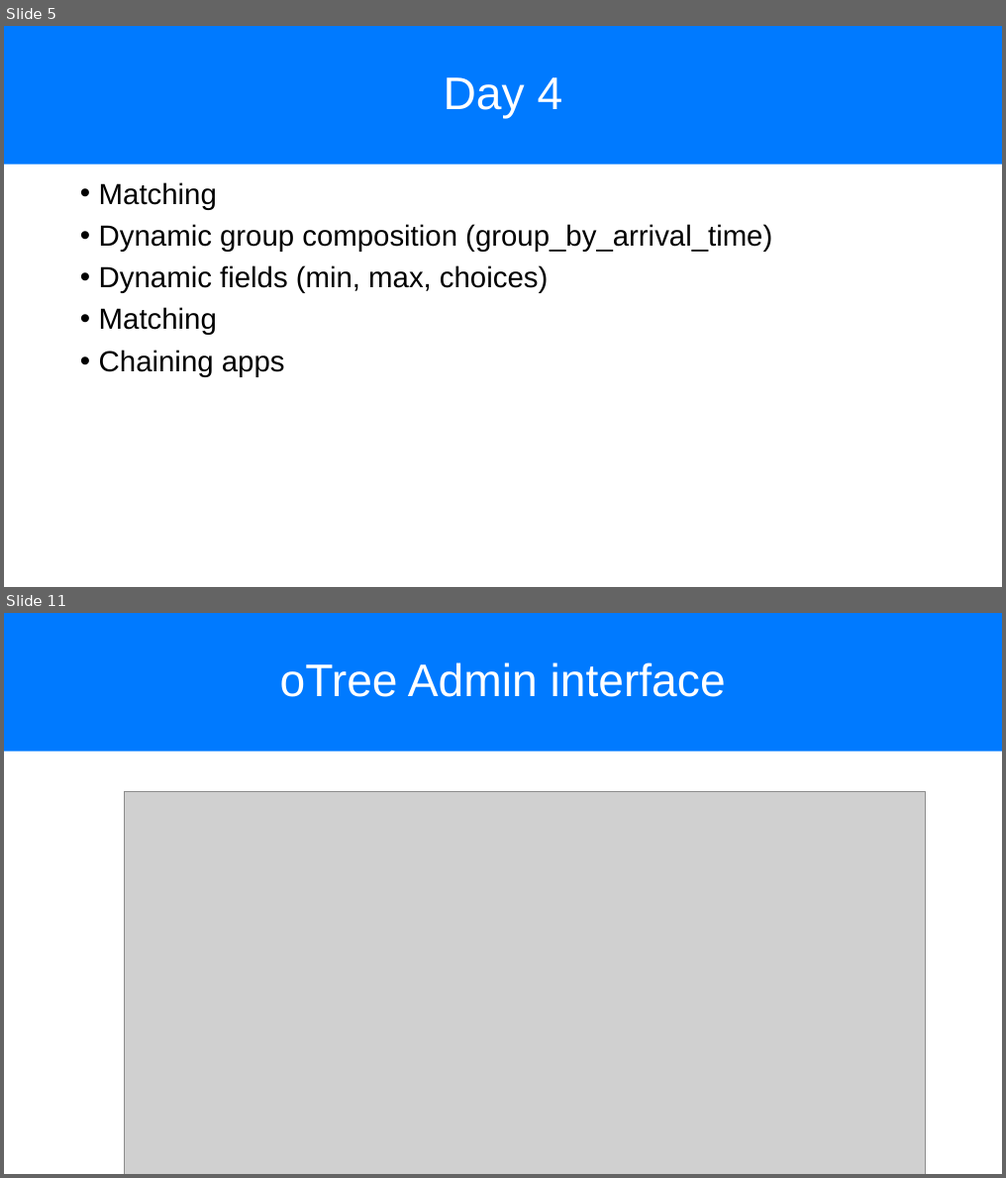
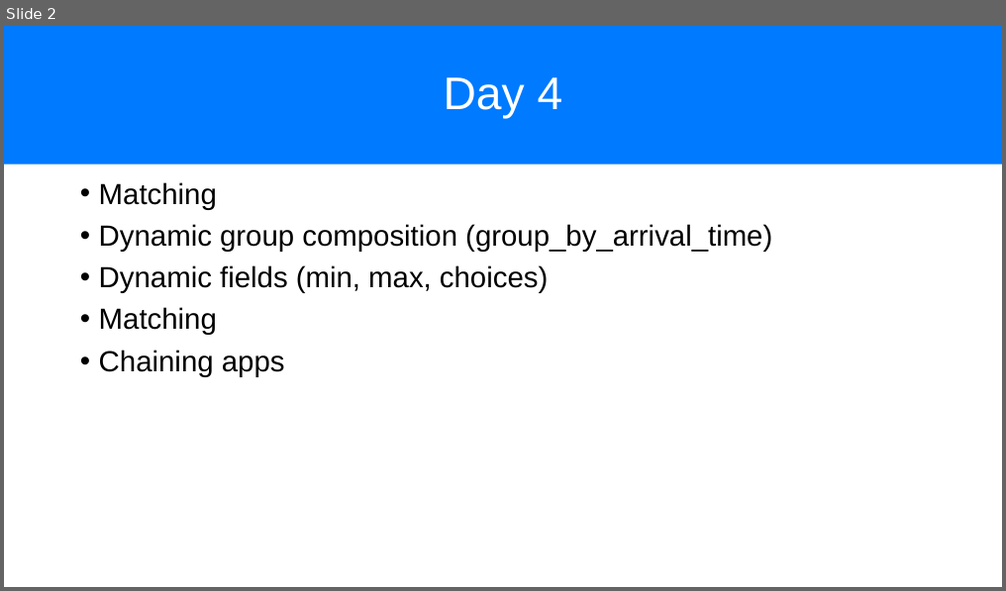
Before and after one commit to chapkovski/uncertainty-summer-school, a slide deck: presentations/frankfurt_july_2019 day4.pptx. Shown one above the other, each under a label of ours: slides 5 and 11 before the commit, slide 2 after it; the slides between them are not shown. The pictures are 1006x1178 and 1006x591 pixels, drawn with LibreOffice and Linux fonts; fonts in the diff are those of the drawing; grey boxes stand for pictures. Boxes give left, top, right and bottom in pixels: in the first picture for what was removed or moved away, otherwise in the second. Text is boxed around its words. In the diff, an @@ line names an element or a change of style, - is before the commit and + after.

```diff
--- a/presentations/frankfurt_july_2019 day4.pptx
+++ b/presentations/frankfurt_july_2019 day4.pptx
@@ slide 11 removed at bbox=[4, 613, 1002, 1174], background #FFFFFF @@
@@ title removed at bbox=[4, 613, 1002, 752] @@
-oTree Admin interface
@@ picture removed at bbox=[124, 792, 926, 1174] @@
@@ what was slide 5 is now slide 2 @@
```
Also in this commit, not shown: 1 slide changed, 42 other slides removed, 21 other files.
